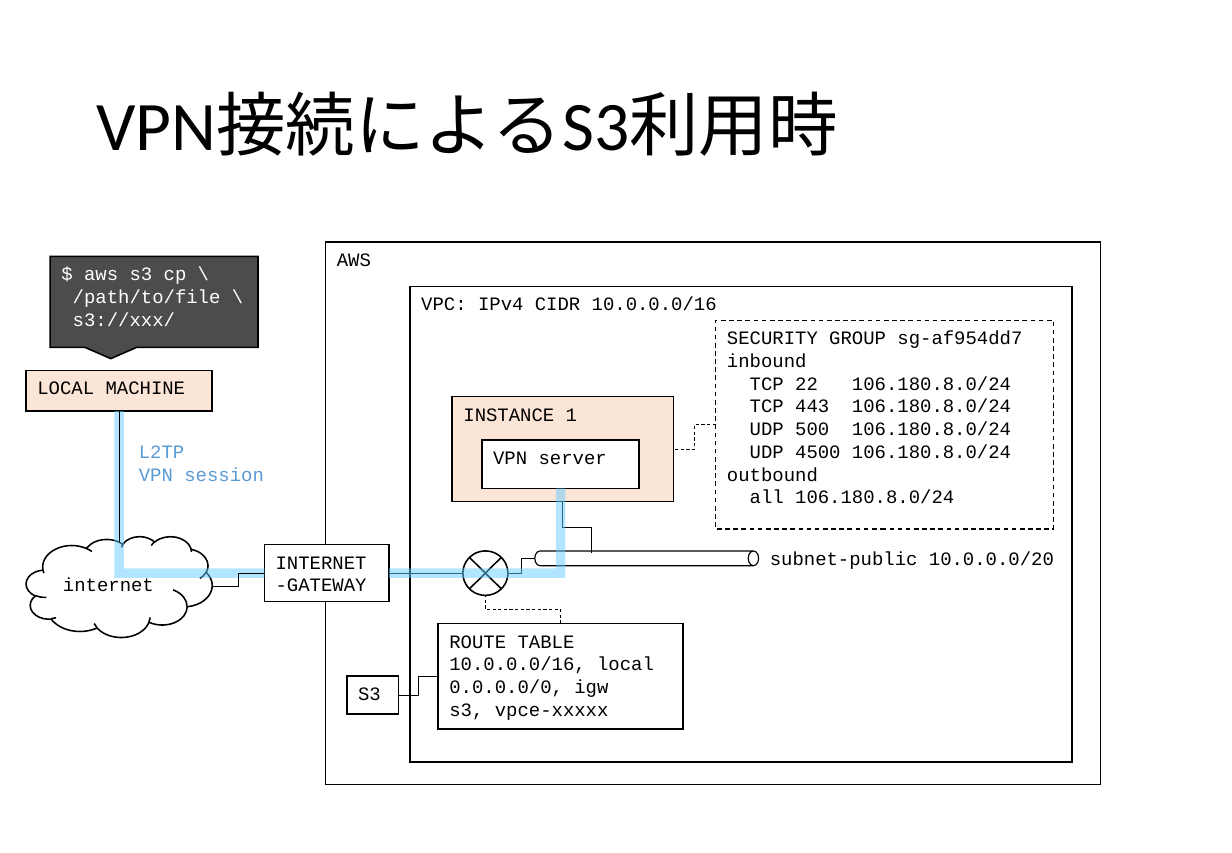
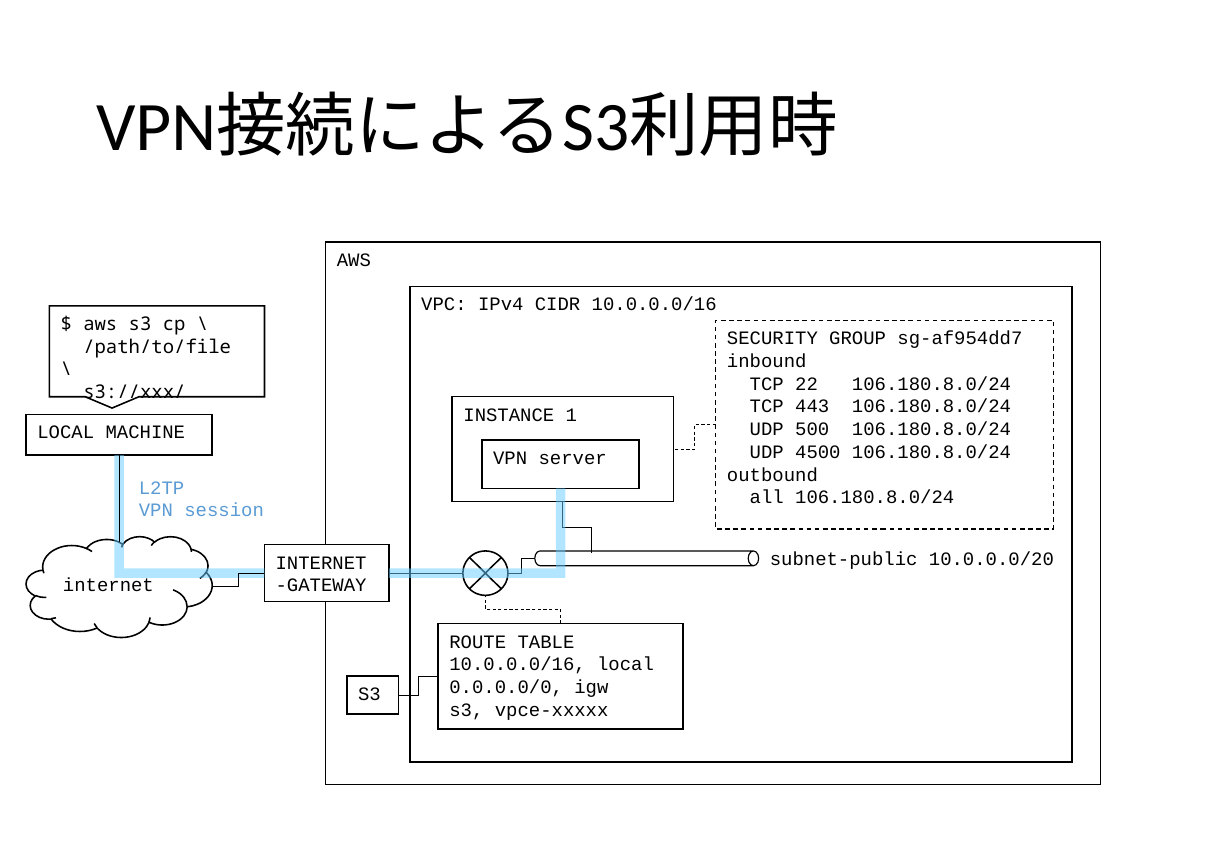
Before and after one commit to ncc-ccat-gap/aws_cloud_template, a slide deck: slide 2 of img/VPC構成.pptx. Drawn at 1232x853 pixels with LibreOffice and Linux fonts; fonts in the diff are those of the drawing. Boxes give left, top, right and bottom in pixels: in the first picture for what was removed or moved away, otherwise in the second. Text is boxed around its words. In the diff, an @@ line names an element or a change of style, - is before the commit and + after.

```diff
--- a/img/VPC構成.pptx
+++ b/img/VPC構成.pptx
@@ speech box "$ aws s3 cp \": place and size @@
-speech box "$ aws s3 cp \" at box(50, 256, 258, 347)
+speech box "$ aws s3 cp \" at box(49, 306, 264, 397)
@@ speech box "$ aws s3 cp \" at box(49, 306, 264, 397): font Courier New to Noto Sans Mono, text colour #FFFFFF to #000000; fill #000000 at 70% opacity to none @@
@@ rectangle "LOCAL MACHINE" at box(26, 414, 212, 455): fill #FBE5D6 to none @@
@@ rectangle "LOCAL MACHINE": place and size @@
-rectangle "LOCAL MACHINE" at box(26, 371, 212, 412)
+rectangle "LOCAL MACHINE" at box(26, 414, 212, 455)
@@ rectangle "INSTANCE 1" at box(453, 397, 675, 502): fill #FBE5D6 to none @@
@@ elbow line moved from (265, 573) - (119, 411) to (265, 573) - (119, 455) @@
@@ elbow line moved from (119, 411) - (119, 543) to (119, 455) - (119, 543) @@
@@ text "L2TP": place and size @@
-text "L2TP" at box(139, 445, 264, 481)
+text "L2TP" at box(139, 481, 264, 516)
```
Also in this commit, not shown: 1 other file.
